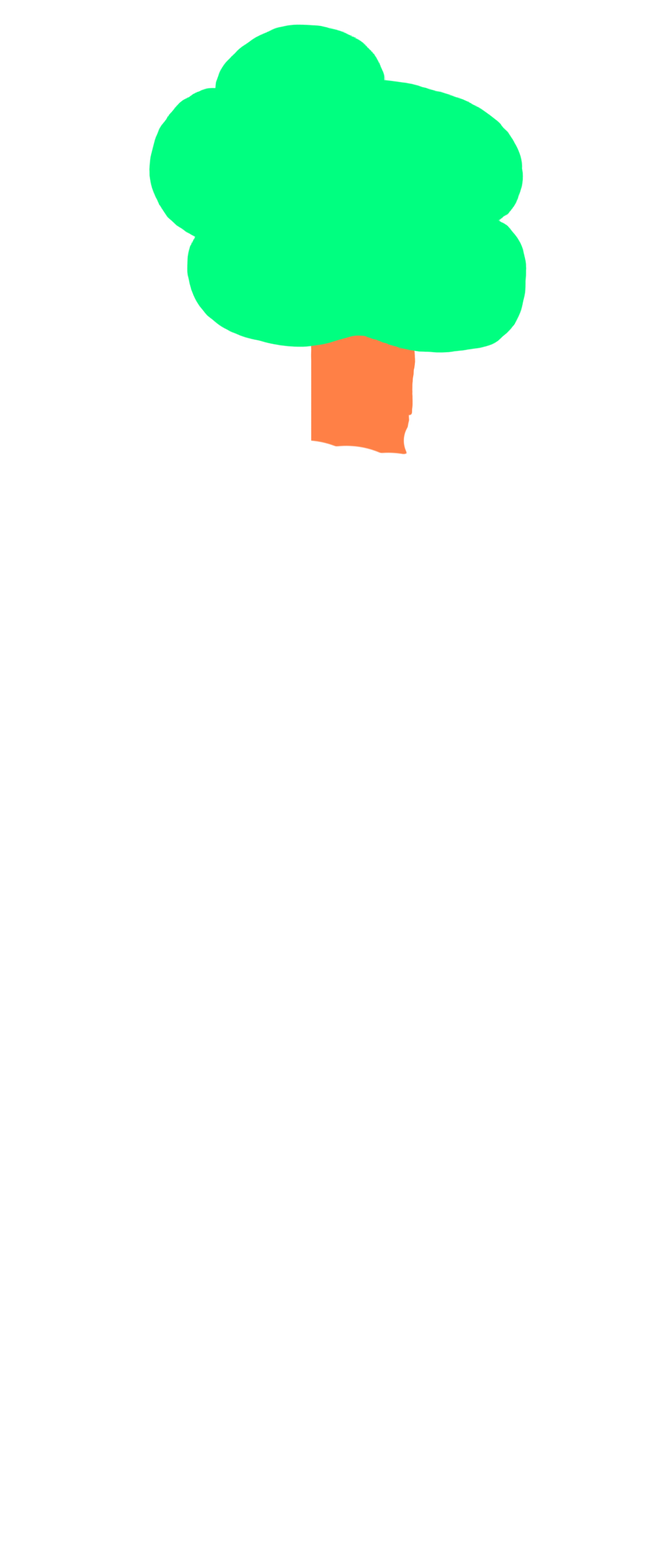
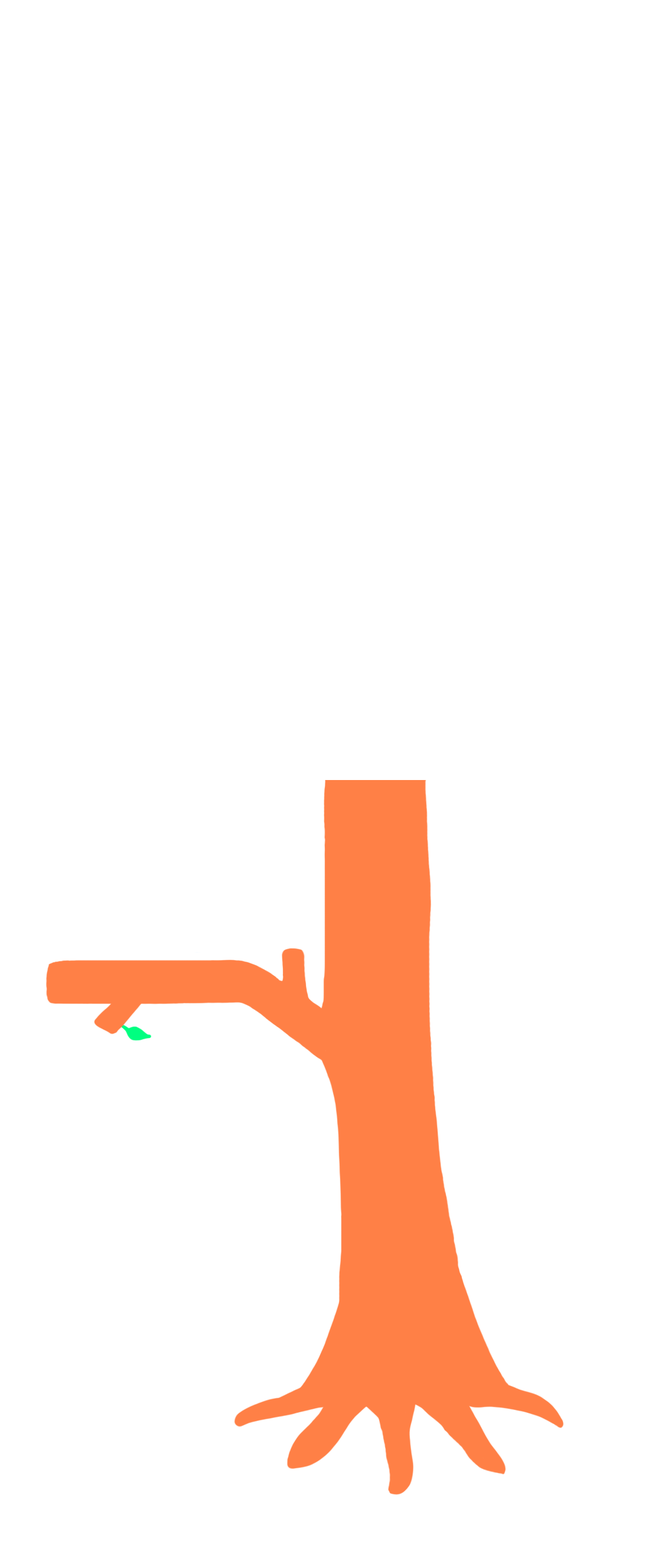
Layer changes from the first w=662, h=1568 image to the second:
hid group "TOP" (2 layers) over [148, 23, 527, 455]
showed group "BOTTOM" (2 layers) over [45, 780, 565, 1496]
